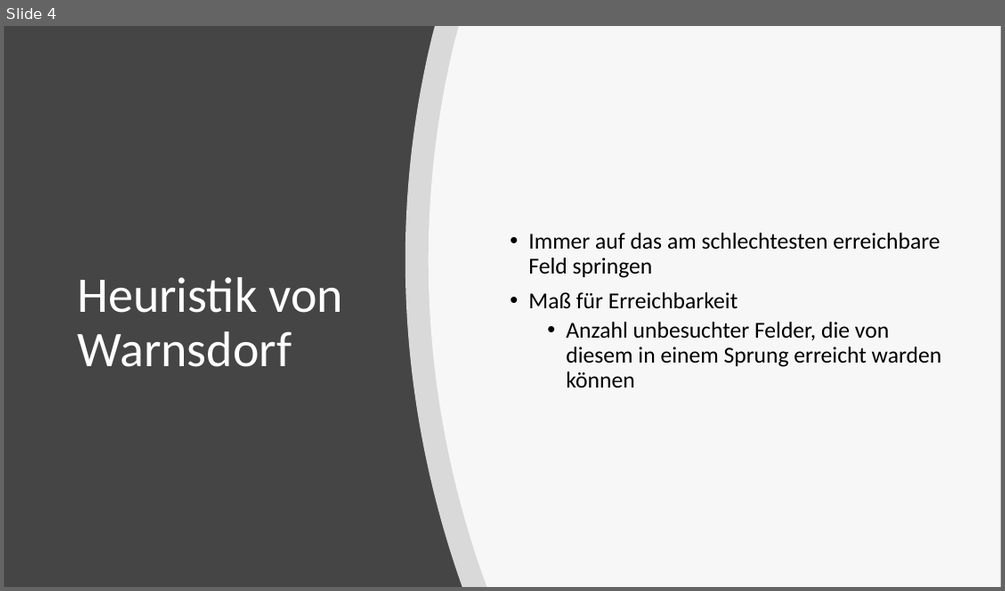
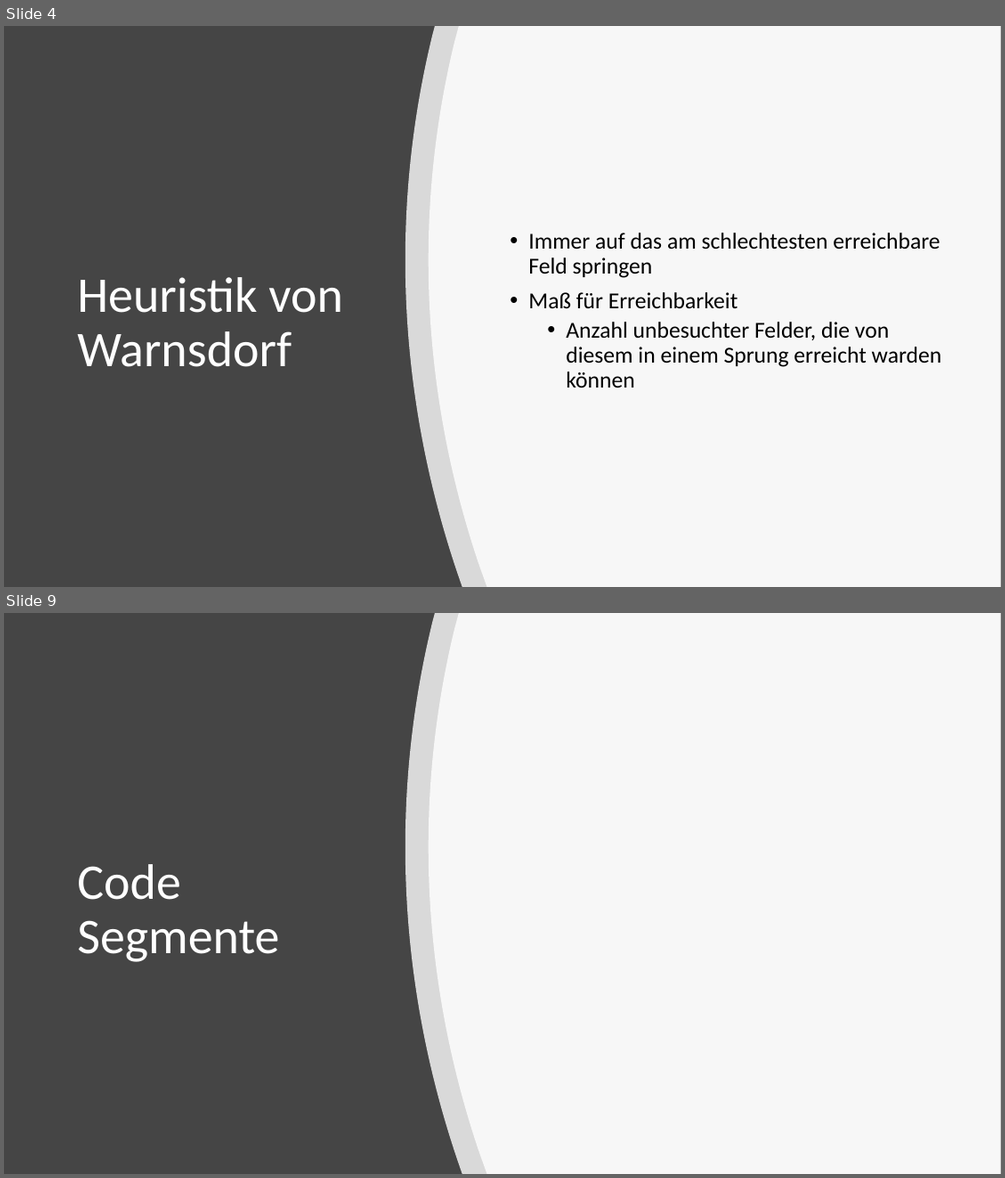
Before and after one commit to schmalzer/forth-project, a slide deck: presentation/vss_1.pptx. Shown one above the other, each under a label of ours: slide 4 before the commit, slides 4 and 9 after it; the slides between them are not shown. The pictures are 1005x591 and 1005x1178 pixels, drawn with LibreOffice and Linux fonts; fonts in the diff are those of the drawing. Boxes give left, top, right and bottom in pixels: in the first picture for what was removed or moved away, otherwise in the second. Text is boxed around its words. In the diff, an @@ line names an element or a change of style, - is before the commit and + after.

```diff
--- a/presentation/vss_1.pptx
+++ b/presentation/vss_1.pptx
@@ slide 9 added at <box>4,613,1001,1174</box>, background #454545 @@
@@ freeform shape added at <box>405,613,1001,1174</box>, fill #FFFFFF at 80% opacity @@
@@ freeform shape added at <box>429,613,1001,1174</box>, fill #FFFFFF at 80% opacity @@
@@ title added at <box>77,864,279,962</box>, 48 pt, text #FFFFFF @@
+Code Segmente
```
Also in this commit, not shown: 1 slide changed, 6 other slides added, 1 slide removed.
